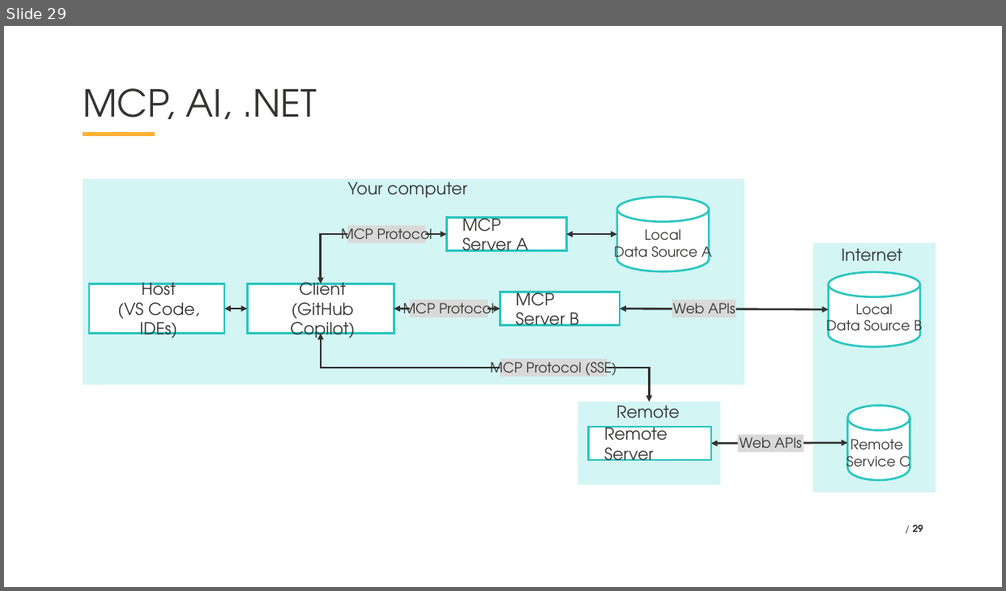
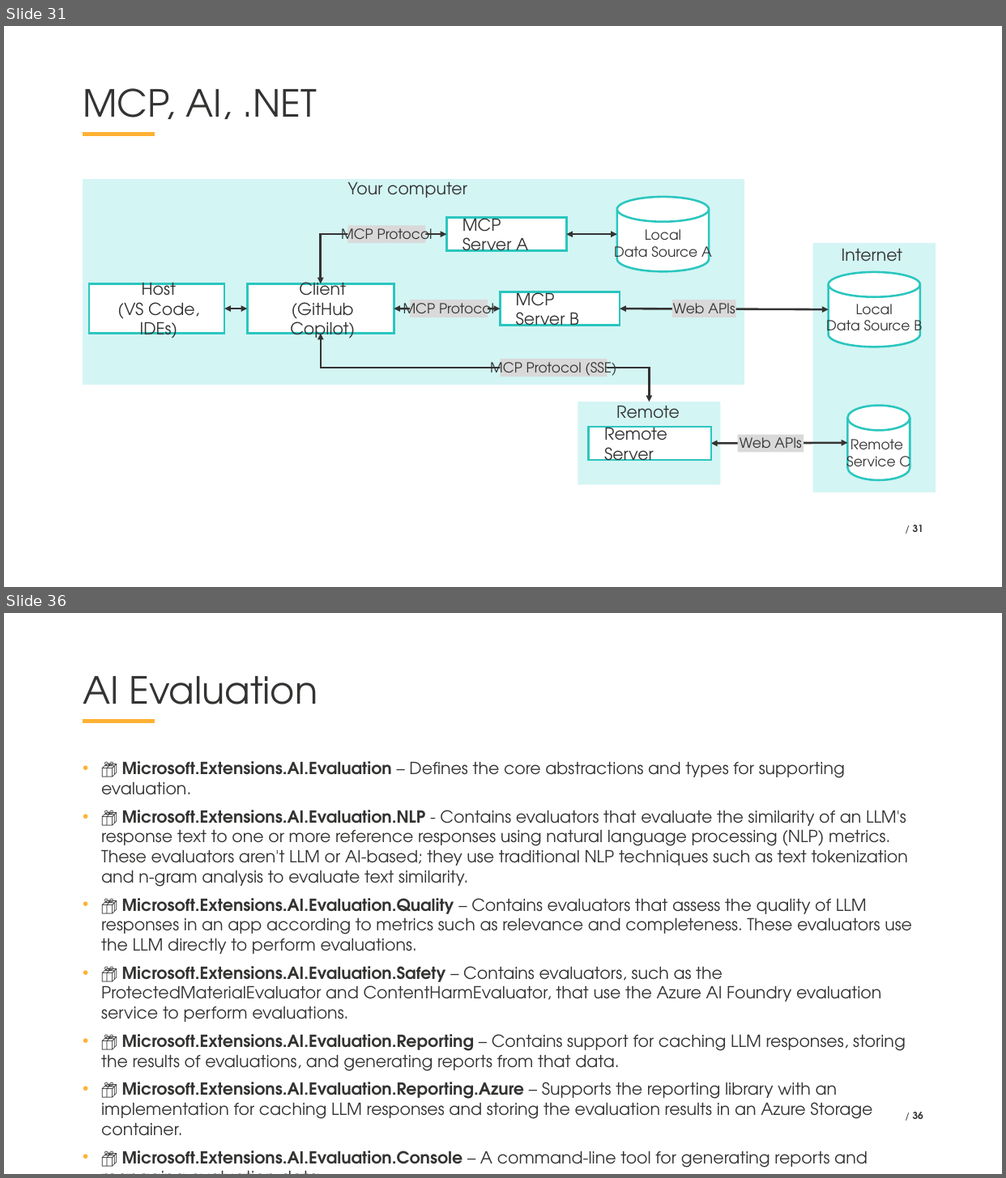
Before and after one commit to VladislavAntonyuk/AICalendar, a slide deck: .NET Conf 2025 - Ukraine (Eng).pptx. Shown one above the other, each under a label of ours: slide 29 before the commit, slides 31 and 36 after it; the slides between them are not shown. The pictures are 1006x591 and 1006x1178 pixels, drawn with LibreOffice and Linux fonts; fonts in the diff are those of the drawing; background and template pictures are left out. Boxes give left, top, right and bottom in pixels: in the first picture for what was removed or moved away, otherwise in the second. Text is boxed around its words. In the diff, an @@ line names an element or a change of style, - is before the commit and + after.

```diff
--- a/.NET Conf 2025 - Ukraine (Eng).pptx
+++ b/.NET Conf 2025 - Ukraine (Eng).pptx
@@ slide 36 added at (4,613,1002,1174), background #FFFFFF; not listed: 1 template element that a slide beside it also shows @@
@@ title added at (83,676,317,722), 54 pt, text #333332 @@
+AI Evaluation
@@ text added at (101,761,912,1168), 24 pt, text #333332 @@
+• 📦 Microsoft.Extensions.AI.Evaluation – Defines the core abstractions and types for supporting evaluation.
+• 📦 Microsoft.Extensions.AI.Evaluation.NLP - Contains evaluators that evaluate the similarity of an LLM's response text to one or more reference responses using natural language processing (NLP) metrics. These evaluators aren't LLM or AI-based; they use traditional NLP techniques such as text tokenization and n-gram analysis to evaluate text similarity.
+• 📦 Microsoft.Extensions.AI.Evaluation.Quality – Contains evaluators that assess the quality of LLM responses in an app according to metrics such as relevance and completeness. These evaluators use the LLM directly to perform evaluations.
+• 📦 Microsoft.Extensions.AI.Evaluation.Safety – Contains evaluators, such as the ProtectedMaterialEvaluator and ContentHarmEvaluator, that use the Azure AI Foundry evaluation service to perform evaluations.
+• 📦 Microsoft.Extensions.AI.Evaluation.Reporting – Contains support for caching LLM responses, storing the results of evaluations, and generating reports from that data.
+• 📦 Microsoft.Extensions.AI.Evaluation.Reporting.Azure – Supports the reporting library with an implementation for caching LLM responses and storing the evaluation results in an Azure Storage container.
+• 📦 Microsoft.Extensions.AI.Evaluation.Console – A command-line tool for generating reports and managing evaluation data.
@@ page number added at (913,1112,923,1119), 14 pt, text #333332, bold @@
+/ 36
@@ what was slide 29 is now slide 31 @@
@@ page number at (913,525,923,532): text changed @@
-/ 29
+/ 31
```
Also in this commit, not shown: 13 slides changed, 7 other slides added, 1 slide removed.
